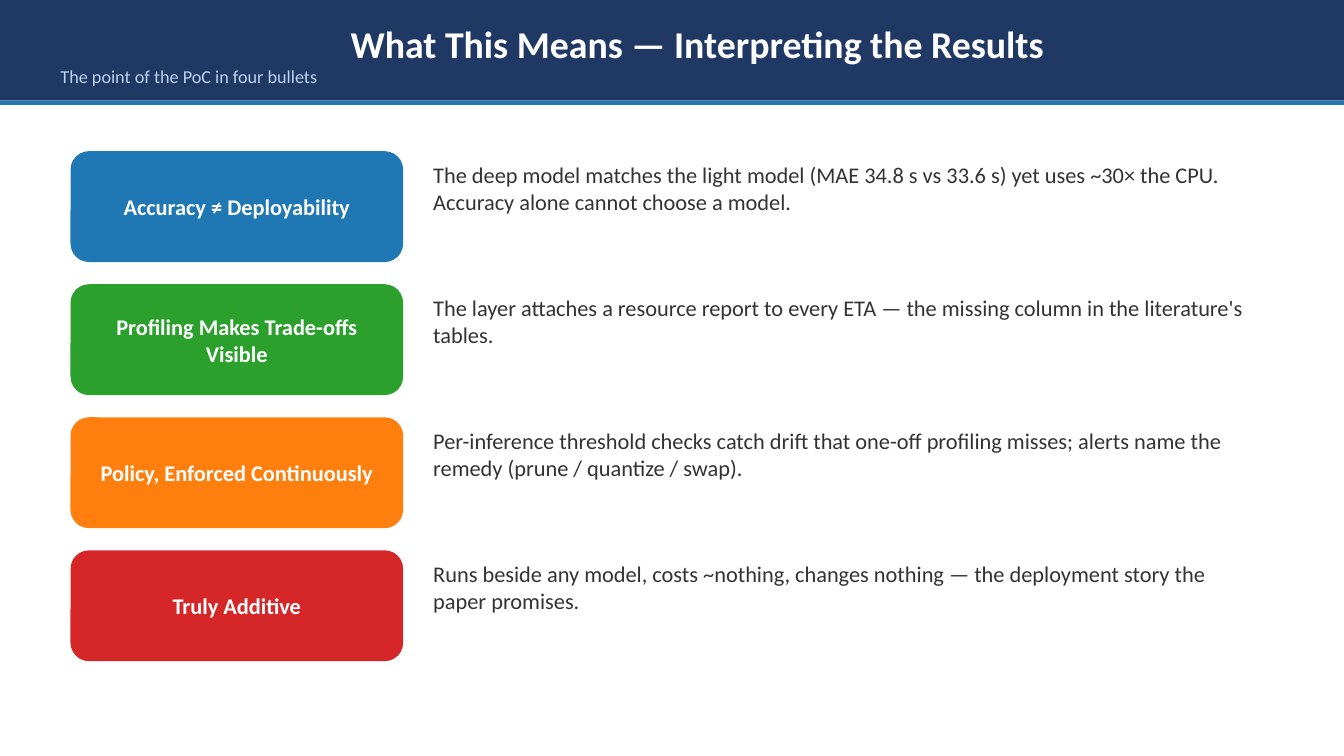
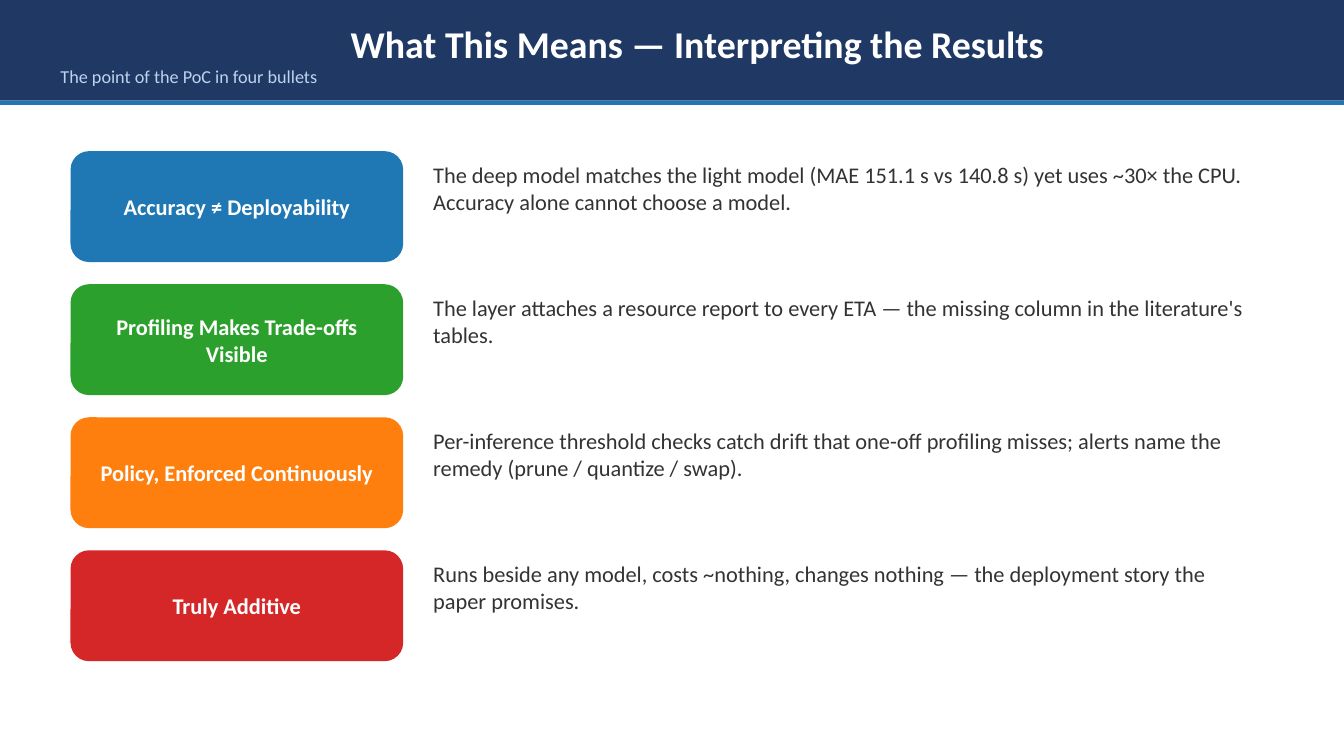
Before and after one commit to elan026/research_experiment, a slide deck: slide 12 of presentation/Guideline_Layer_PoC.pptx. Drawn at 1344x756 pixels with LibreOffice and Linux fonts; fonts in the diff are those of the drawing. Boxes give left, top, right and bottom in pixels: in the first picture for what was removed or moved away, otherwise in the second. Text is boxed around its words. In the diff, an @@ line names an element or a change of style, - is before the commit and + after.

```diff
--- a/presentation/Guideline_Layer_PoC.pptx
+++ b/presentation/Guideline_Layer_PoC.pptx
@@ text at box(433, 167, 1241, 214): text changed @@
-The deep model matches the light model (MAE 34.8 s vs 33.6 s) yet uses ~30× the CPU. Accuracy alone cannot choose a model.
+The deep model matches the light model (MAE 151.1 s vs 140.8 s) yet uses ~30× the CPU. Accuracy alone cannot choose a model.
```
Also in this commit, not shown: 3 other slides changed, 6 other files.
